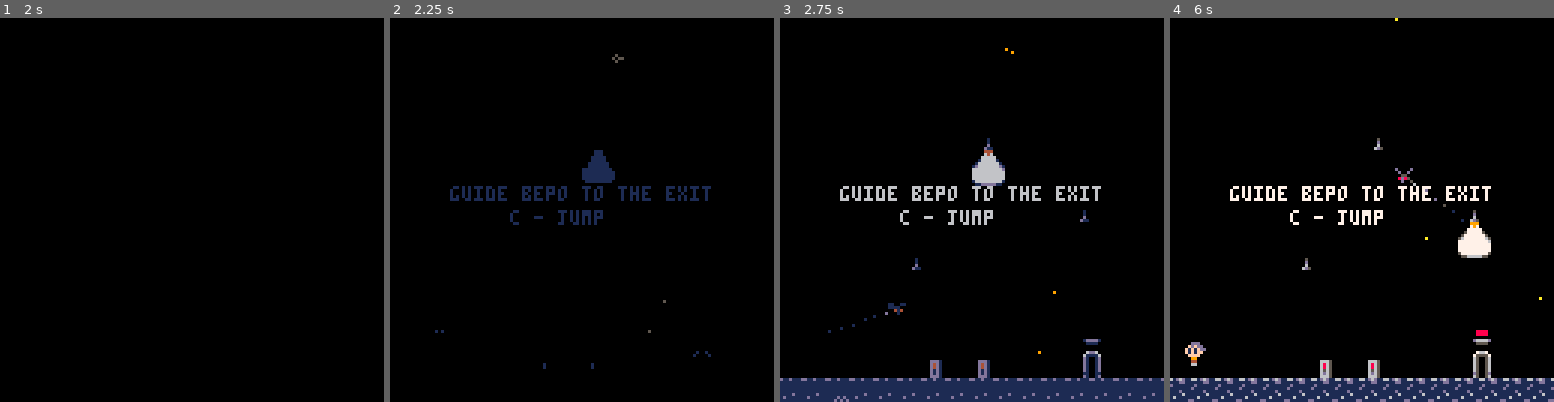
Above: before the commit, frames 1-4 (left to right).
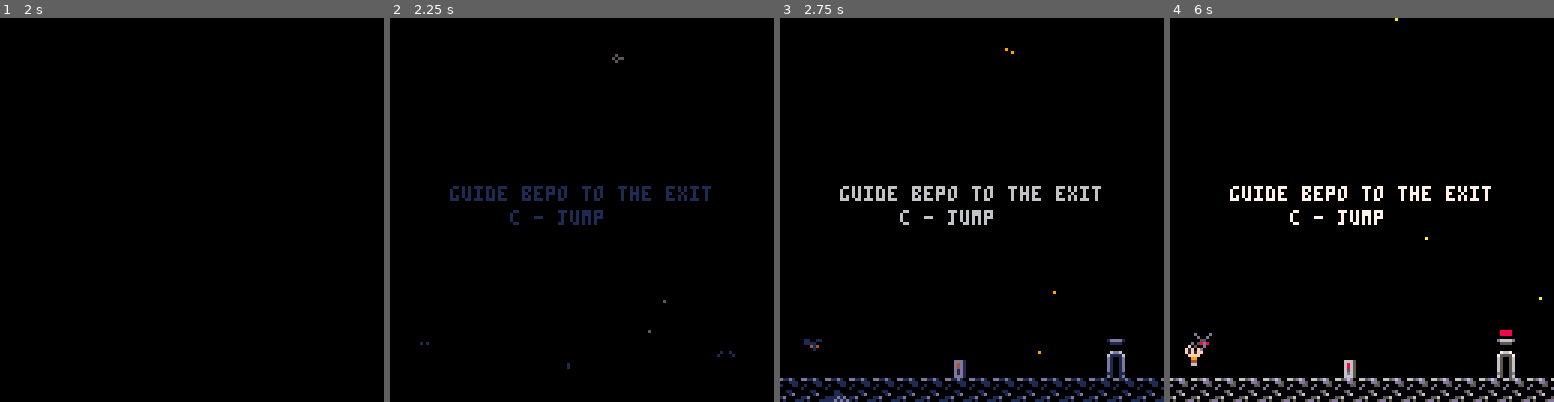
Above: after the commit, the same moments.

Repository: wesen/carts
Game: PICO-8 cartridge games/the-moth/the-moth.p8
The game is run twice, just before and just after one commit, with the same random seed, the same clock (stepped at 60 frames per second) and the same inputs.
Inputs:
- Up to frame 1 (2 s): tap X (X key) at 0.33, 1.07, 1.85 s; tap O (Z key) at 0.7, 1.7 s; hold Right from 1.6 s (still down)
- Up to frame 2 (2.25 s): release Right at 2.1 s; tap O (Z key) at 2.1 s; hold Up from 2.15 s (still down)
- Up to frame 3 (2.75 s): release Up at 2.42 s; hold Right from 2.47 s (still down); tap O (Z key) at 2.5 s
- Up to frame 4 (6 s): tap O (Z key) every 0.4 s from 2.9 to 5.7 s; tap X (X key) at 2.97, 4.08, 5.2 s; release Right at 3.03 s; hold Left 3.08-3.58 s; hold Down 3.63-3.97 s; hold Right 4.02-4.68 s; hold Up 4.73-5.03 s; hold Left 5.08-5.68 s; hold Down from 5.73 s (still down)

Frame 1 is identical in both runs. In frame 2, 0.6% of the frame differs, in the area x 7-90%, y 34-92%; in frame 3, 5.8%; in frame 4, 7.0%, in the area x 0-100%, y 31-100%.

Commit message:
First level

Diff:
--- a/games/the-moth/config.lua
+++ b/games/the-moth/config.lua
@@ -8,17 +8,11 @@
 dpal={0,1,1,2,1,13,6,4,4,9,3,13,1,13,13}
 
 levels={
- {pos=v2(0,16),
+ {pos=v2(0,0),
   dim=v2(16,16),
   -- {lamp_nr,countdown_s}
-  countdown_lights={{1,4}},
+  -- countdown_lights={{1,4}},
   -- {lamp_nr,frames_off,frames_on}
-  timer_lights={{2,128,64}}
- },
- {pos=v2(16,0),
-  dim=v2(32,16)
---  timer_lights={{3,128,16}}
- },
- {pos=v2(0,0),
-  dim=v2(16,16)}
+  -- timer_lights={{2,128,64}}
+ }
 }
--- a/games/the-moth/the-moth.p8
+++ b/games/the-moth/the-moth.p8
@@ -1,5 +1,5 @@
 pico-8 cartridge // http://www.pico-8.com
-version 16
+version 8
 __lua__
 typ_player=0
 typ_smoke=1
@@ -265,19 +265,13 @@
 dpal={0,1,1,2,1,13,6,4,4,9,3,13,1,13,13}
 
 levels={
- {pos=v2(0,16),
+ {pos=v2(0,0),
   dim=v2(16,16),
   -- {lamp_nr,countdown_s}
-  countdown_lights={{1,4}},
+  -- countdown_lights={{1,4}},
   -- {lamp_nr,frames_off,frames_on}
-  timer_lights={{2,128,64}}
- },
- {pos=v2(16,0),
-  dim=v2(32,16)
---  timer_lights={{3,128,16}}
- },
- {pos=v2(0,0),
-  dim=v2(16,16)}
+  -- timer_lights={{2,128,64}}
+ }
 }
 
 
@@ -534,7 +528,7 @@
   t[oi]=tmp
  end
 end
--- tween routines from https://github.com/JoebRogers/PICO-Tween
+-- tween routines from https://github.com/joebrogers/pico-tween
 function inoutquint(t, b, c, d)
  t = t / d * 2
  if (t < 1) return c / 2 * pow(t, 5) + b
@@ -1505,7 +1499,7 @@
 function cls_lamp_switch:draw_text()
  if player!=nil and self.player_near and should_blink(24) and player.on_ground then
   palt(0,false)
-  bstr("\x97",self.pos.x-1,self.pos.y-8,0,6)
+  bstr("\\x97",self.pos.x-1,self.pos.y-8,0,6)
   palt()
  end
 end
@@ -2019,75 +2027,98 @@
 0000000000000000000000000000000000000000000000000000000000000000000000000000000000000000000000000000000000000000000000000000000000000000000000000000000000000000000000000000000000000000000000000000000000000000000000000000000000000000000000000000000000000000
 0000000000000000000000000000000000000000000000000000000000000000000000000000000000000000000000000000000000000000000000000000000000000000000000000000000000000000000000000000000000000000000000000000000000000000000000000000000000000000000000000000000000000000
 0000000000000000000000000000000000000000000000000000000000000000000000000000000000000000000000000000000000000000000000000000000000000000000000000000000000000000000000000000000000000000000000000000000000000000000000000000000000000000000000000000000000000000
-0000557900000000000000540000000000000000000000000000000000000000000000000000000000000000000000000000000000000000000000000000000000000000000000000000000000000000000000000000090a00000000000000000000000000000000000000000000000000000000000000000000000000000000
-0000000040404040400000460000000000000000000000000000000000000000000000000000000000000000000000000000000000000000000000000000000000000000000000000000000000000000000000000000191a000000000000000000000000000000000000000000090a0000000000000000000000000000000000
-0000050000006667000000414040404000000000000000000000000000000000626300560066670000000000000000000000000000000000000000000000000000000000000000000000000000000000090a090a090a090a0000000000000000000000090a090a000000000000191a0000000000000000000000000000000000
-4000626300005477000000000000000000000000000000000000000000000000577300460056770000000000000000000000000000000000000000000000000000000000000000000000000000000000191a191a191a191a0000000000000000000000191a191a000000000000090a0000000000000000000000000000000000
-000055730000414141404040000000000000000000000000000000000000000000404440444040000000000000000000000000000000000000000000000000000000000000000000000000000000090a090a00000000000000000000000000090a090a00000000000000000000191a0000000000000000000000000000000000
-404040400000000000550000000000000000000000000000000000000000000000404040404040000000000000000000000000000000000000000000000000000000000000000000000000000000191a191a00000000000000000000000000191a191a00000000000000000000000000000000090a090a000000000000000000
-0000000000400000014600000000000000474762630000000000000000000000000000005700000042000000000000000000000000000000000000000000000000000000000000000000000000000000000000000000000000000000000000090a000000000000000000000000000000000000191a191a000000000000000000
-000000000040004040400000000000000000005573000000000000000000000000000000460000004040004444000000000000000000000000000000000000000000000000000000000000090a000000000000000000000000000000000000191a000000000000000000000000090a00000000090a090a000000000000000000
-000000000000000000000000000000000500540040005500000000006263000000004141414100000000404040400000000000000000000000000000000000000000000000000000000000191a000000000000000000000000000000000000090a000000000000000000000000191a00000000191a191a000000000000000000
-000000000000000000000000000000000001464040004600000000005473000000000000000000420000000000000000000000000000000000000000000000000000000000000000000000090a090a090a0000000000000000000000000000191a000000000000000000000000090a0000090a090a0000000000000000000000
-444444444444444444444444444444444040404040404040444440404040404040404040404040404040404040404040400000000000000000000000000000000000000000000000000000191a191a191a00000000000000000000000000000000000000000000000000000000191a0000191a191a0000000000000000000000
-00000000000000000000000000000000000000000000000000000000000000000000000000000000000000000000000000000000000000000000000000000000000000000000000000000000000000090a090a090a090a0000000000000000000000000000090a090a0000090a090a090a090a090a0000000000000000000000
-00000000000000000000000000000000000000000000000000000000000000000000000000000000000000000000000000000000000000000000000000000000000000000000000000000000000000191a191a191a191a0000000000000000000000000000191a191a0000191a191a191a191a191a0000000000000000000000
-00000000000000000000000000000000000000000000000000000000000000000000000000000000000000000000000000000000000000000000000000000000000000000000000000000000000000000000000000090a00000000000000000000000000000000090a090a090a090a090a0000090a0000000000000000000000
-0000000000000000000000000000000000000000000000000000000000000000000000000000000000000000000000000000000000000000000000000000000000000000090a000000000000000000000000000000191a00000000000000000000000000000000191a191a191a191a191a0000191a0000000000000000000000
-0000000000000000000000000000000000000000000000000000000000000000000000000000000000000000000000000000000000000000000000000000000000000000191a00000000000000000000000000000000000000000000000000000000000000000000000000000000000000000000000000000000000000000000
-00000000000000006a6b00000000000000000000000000000000000000000000000000000000000000000000000000000000000000000000000000000000000000000000090a00000000000000000000000000000000000000000000000000000000000000000000000000000000000000000000000000000000000000000000
-0000000000000000567b00000000000000000000000000000000000000000000000000000000000000000000000000000000000000000000000000000000000000000000191a00000000090a0000090a090a090a090a090a090a090a090a0000090a090a00000000000000000000000000000000000000000000000000000000
-0000000000000000000000000000000000000000000000000000000000000000000000000000000000000000000000000000000000000000000000000000000000000000090a090a0000191a0000191a191a191a191a191a191a191a191a0000191a191a00000000000000000000000000000000000000000000000000000000
-0000000000000000000000006869000000000000000000000000000000000000000000000000000000000000000000000000000000000000000000000000000000000000191a191a090a000000000000000000000000000000000000090a090a090a000000000000000000000000000000000000000000000000000000000000
-00000000000000000000000056790000000000000000000000000000000000000000000000000000000000000000000000000000000000000000000000000000000000000000090a191a000000000000000000000000000000000000191a191a191a000000000000000000000000000000000000000000000000000000000000
-00000000006a6b000000000000000000000000000000000000000000000000000000000000000000000000000000000000000000000000000000000000000000000000000000191a0000000000000000000000000000000000000000000000000000000000000000000000000000000000000000000000000000000000000000
-0000000000557b000000000000000000000000000000000000000000000000000000000000000000000000000000000000000000000000000000000000000000000000000000090a0000000000000000000000000000000000000000000000000000000000000000000000000000000000000000000000000000000000000000
-00000000000000000000000000000000000000000000000000000000000000000000000000000000000000000000000000000000000000000000000000000000000000000000191a0000000000000000000000000000000000000000000000000000000000000000000000000000000000000000000000000000000000000000
-000500000000550054000000666700000000000000000000000000000000000000000000000000000000000000000000000000000000000000000000000000000000000000000000090a000000000000000000000000000000000000000000000000000000000000000000000000000000000000000000000000000000000000
-000001000000460046000000547700000000000000000000000000000000000000000000000000000000000000000000000000000000000000000000000000000000000000000000191a000000000000000000000000000000000000000000000000000000000000000000000000000000000000000000000000000000000000
-40404040404040404040404040404040000000000000000000000000000000000000000000000000000000000000000000000000000000000000000000000000000000000000000000000000000000000000000000000000000000000000000d0000000000000000000000000000000000000000000000000000000000000000
-…(45 lines of a section not shown)…
+0000000000000000000000000000000000000000000000000000000000000000000000000000000000000000000000000000000000000000000000000000000000000000000000000000000000000000000000000000000000000000000000000000000000000000000000000000000000000000000000000000000000000000
+0000000000000000000000000000000000000000000000000000000000000000000000000000000000000000000000000000000000000000000000000000000000000000000000000000000000000000000000000000000000000000000000000000000000000000000000000000000000000000000000000000000000000000
+0000000000000000000000000000000000000000000000000000000000000000000000000000000000000000000000000000000000000000000000000000000000000000000000000000000000000000000000000000000000000000000000000000000000000000000000000000000000000000000000000000000000000000
+0000000000000000000000000000000000000000000000000000000000000000000000000000000000000000000000000000000000000000000000000000000000000000000000000000000000000000000000000000000000000000000000000000000000000000000000000000000000000000000000000000000000000000
+0000000000000000000000000000000000000000000000000000000000000000000000000000000000000000000000000000000000000000000000000000000000000000000000000000000000000000000000000000000000000000000000000000000000000000000000000000000000000000000000000000000000000000
+0000000000000000000000000000000000000000000000000000000000000000000000000000000000000000000000000000000000000000000000000000000000000000000000000000000000000000000000000000000000000000000000000000000000000000000000000000000000000000000000000000000000000000
+0000000000000000000000000000000000000000000000000000000000000000000000000000000000000000000000000000000000000000000000000000000000000000000000000000000000000000000000000000000000000000000000000000000000000000000000000000000000000000000000000000000000000000
+0000000000000000000000000000000000000000000000000000000000000000000000000000000000000000000000000000000000000000000000000000000000000000000000000000000000000000000000000000000000000000000000000000000000000000000000000000000000000000000000000000000000000000
+0005000000000054000000000066670000000000000000000000000000000000000000000000000000000000000000000000000000000000000000000000000000000000000000000000000000000000000000000000000000000000000000000000000000000000000000000000000000000000000000000000000000000000
+0000010000000046000000000054770000000000000000000000000000000000000000000000000000000000000000000000000000000000000000000000000000000000000000000000000000000000000000000000000000000000000000000000000000000000000000000000000000000000000000000000000000000000
+4040404040404040404040404040404040000000000000000000000000000000000000000000000000000000000000000000000000000000000000000000000000000000000000000000000000000000000000000000000000000000000000000000000000000000000000000000000000000000000000000000000000000000
+0000000000000000000000000000000000000000000000000000000000000000000000000000000000000000000000000000000000000000000000000000000000000000000000000000000000000000000000000000000000000000000000000000000000000000000000000000000000000000000000000000000000000000
+0000000000000000000000000000000000000000000000000000000000000000000000000000000000000000000000000000000000000000000000000000000000000000000000000000000000000000000000000000000000000000000000000000000000000000000000000000000000000000000000000000000000000000
+0000000000000000000000000000000000000000000000000000000000000000000000000000000000000000000000000000000000000000000000000000000000000000000000000000000000000000000000000000000000000000000000000000000000000000000000000000000000000000000000000000000000000000
+0000000000000000000000000000000000000000000000000000000000000000000000000000000000000000000000000000000000000000000000000000000000000000000000000000000000000000000000000000000000000000000000000000000000000000000000000000000000000000000000000000000000000000
+0000000000000000000000000000000000000000000000000000000000000000000000000000000000000000000000000000000000000000000000000000000000000000000000000000000000000000000000000000000000000000000000000000000000000000000000000000000000000000000000000000000000000000
+0000000000000000000000000000000000000000000000000000000000000000000000000000000000000000000000000000000000000000000000000000000000000000000000000000000000000000000000000000000000000000000000000000000000000000000000000000000000000000000000000000000000000000
+0000000000000000000000000000000000000000000000000000000000000000000000000000000000000000000000000000000000000000000000000000000000000000000000000000000000000000000000000000000000000000000000000000000000000000000000000000000000000000000000000000000000000000
+0000000000000000000000000000000000000000000000000000000000000000000000000000000000000000000000000000000000000000000000000000000000000000000000000000000000000000000000000000000000000000000000000000000000000000000000000000000000000000000000000000000000000000
+0000000000000000000000000000000000000000000000000000000000000000000000000000000000000000000000000000000000000000000000000000000000000000000000000000000000000000000000000000000000000000000000000000000000000000000000000000000000000000000000000000000000000000
+0000000000000000000000000000000000000000000000000000000000000000000000000000000000000000000000000000000000000000000000000000000000000000000000000000000000000000000000000000000000000000000000000000000000000000000000000000000000000000000000000000000000000000
+0000000000000000000000000000000000000000000000000000000000000000000000000000000000000000000000000000000000000000000000000000000000000000000000000000000000000000000000000000000000000000000000000000000000000000000000000000000000000000000000000000000000000000
+0000000000000000000000000000000000000000000000000000000000000000000000000000000000000000000000000000000000000000000000000000000000000000000000000000000000000000000000000000000000000000000000000000000000000000000000000000000000000000000000000000000000000000
+0000000000000000000000000000000000000000000000000000000000000000000000000000000000000000000000000000000000000000000000000000000000000000000000000000000000000000000000000000000000000000000000000000000000000000000000000000000000000000000000000000000000000000
+0000000000000000000000000000000000000000000000000000000000000000000000000000000000000000000000000000000000000000000000000000000000000000000000000000000000000000000000000000000000000000000000000000000000000000000000000000000000000000000000000000000000000000
+0000000000000000000000000000000000000000000000000000000000000000000000000000000000000000000000000000000000000000000000000000000000000000000000000000000000000000000000000000000000000000000000000000000000000000000000000000000000000000000000000000000000000000
+0000000000000000000000000000000000000000000000000000000000000000000000000000000000000000000000000000000000000000000000000000000000000000000000000000000000000000000000000000000000000000000000000000000000000000000000000000000000000000000000000000000000000009
+…(68 lines of a section not shown)…
Not shown, changed: 53 lines of the sprite sheet (__gfx__) section of games/the-moth/the-moth.p8
Not shown, changed: the sound effects (__sfx__) section of games/the-moth/the-moth.p8
Not shown, changed: games/the-moth/assets/map.tmx
